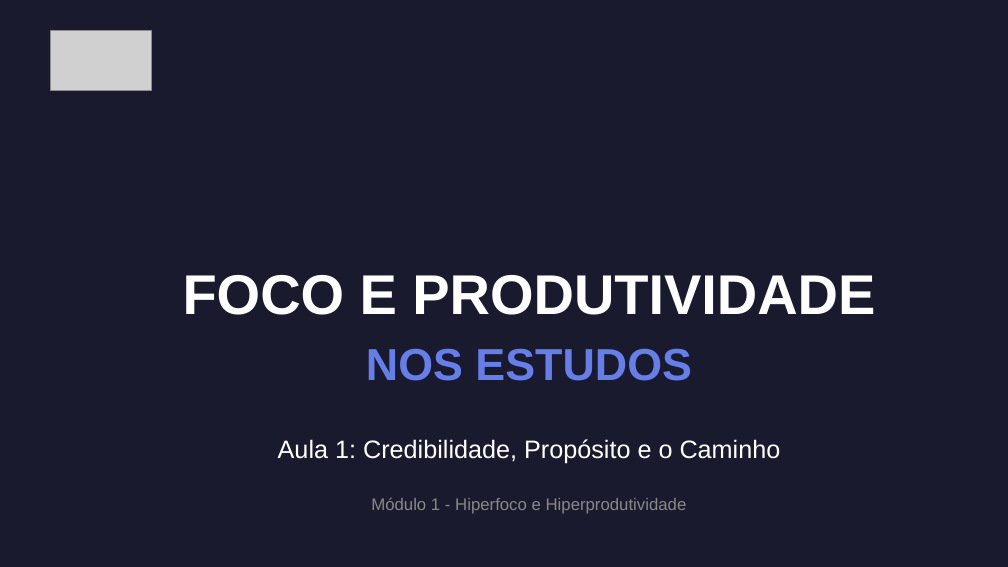
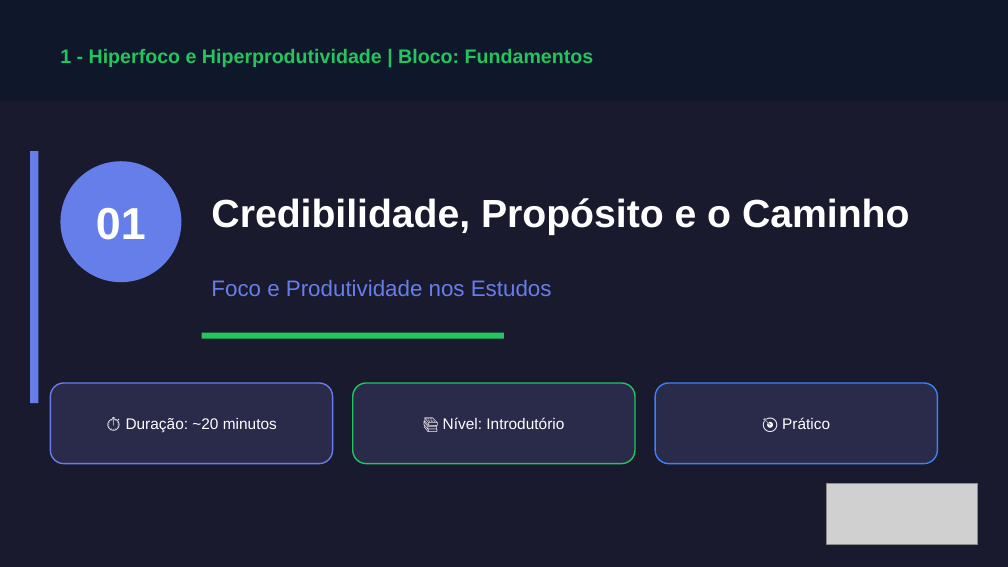
Before and after one commit to almirmeira/educa-com-talento, a slide deck: slide 1 of apresentacoes/foco-produtividade/aula-01-credibilidade-proposito.pptx. Drawn at 1008x567 pixels with LibreOffice and Linux fonts; fonts in the diff are those of the drawing; grey boxes stand for pictures. Boxes give left, top, right and bottom in pixels: in the first picture for what was removed or moved away, otherwise in the second. Text is boxed around its words. In the diff, an @@ line names an element or a change of style, - is before the commit and + after.

```diff
--- a/apresentacoes/foco-produtividade/aula-01-credibilidade-proposito.pptx
+++ b/apresentacoes/foco-produtividade/aula-01-credibilidade-proposito.pptx
@@ rectangle added at (x1=0, y1=0, x2=1008, y2=101), fill #0F172A @@
@@ text at (x1=60, y1=49, x2=594, y2=67): text changed; size 12 to 14 pt; text colour #888888 to #22C55E; bold on @@
-Módulo 1 - Hiperfoco e Hiperprodutividade
+1 - Hiperfoco e Hiperprodutividade | Bloco: Fundamentos
@@ rectangle added at (x1=30, y1=151, x2=38, y2=403), fill #667EEA @@
@@ ellipse added at (x1=60, y1=161, x2=181, y2=282), fill #667EEA @@
@@ text added at (x1=96, y1=208, x2=146, y2=240), 32 pt, text #FFFFFF, bold @@
+01
@@ text at (x1=211, y1=198, x2=909, y2=235): text changed; size 18 to 28 pt; bold on @@
-Aula 1: Credibilidade, Propósito e o Caminho
+Credibilidade, Propósito e o Caminho
@@ text at (x1=211, y1=279, x2=552, y2=296): text changed; size 40 to 16 pt; text colour #FFFFFF to #667EEA; bold off @@
-FOCO E PRODUTIVIDADE
+Foco e Produtividade nos Estudos
@@ rectangle added at (x1=202, y1=333, x2=504, y2=339), fill #22C55E @@
@@ text removed at (x1=366, y1=348, x2=692, y2=381) @@
-NOS ESTUDOS
@@ rounded rectangle added at (x1=50, y1=383, x2=333, y2=464), fill #2A2A4A, outline #667EEA 1 pt @@
@@ rounded rectangle added at (x1=353, y1=383, x2=635, y2=464), fill #2A2A4A, outline #22C55E 1 pt @@
@@ rounded rectangle added at (x1=655, y1=383, x2=937, y2=464), fill #2A2A4A, outline #3B82F6 1 pt @@
@@ text added at (x1=126, y1=418, x2=277, y2=433), 11 pt, text #FFFFFF @@
+⏱ Duração: ~20 minutos
@@ text added at (x1=443, y1=417, x2=564, y2=429), 11 pt, text #FFFFFF @@
+📚 Nível: Introdutório
@@ text added at (x1=782, y1=417, x2=830, y2=429), 11 pt, text #FFFFFF @@
+🎯 Prático
@@ picture resized from (x1=50, y1=30, x2=151, y2=91) to (x1=827, y1=484, x2=978, y2=544) @@
```
Also in this commit, not shown: 1 other slide changed, 8 slides added, 5 slides removed, 29 other files.
